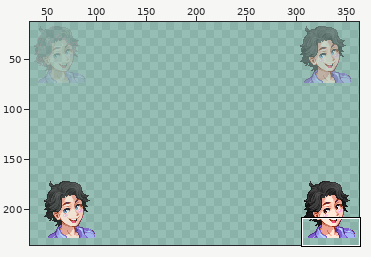
File history of a sprite sheet, assets/images/weeb/senpaiPortrait.png. The picture above shows the old version from afar; the outline marks the close-up.
Close-up. Before:
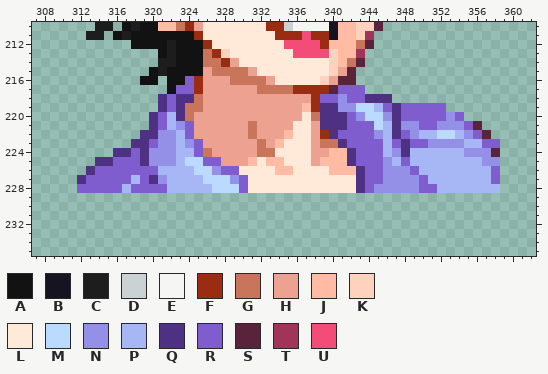
The file is 512x512 pixels. Colours within 5 levels of each other are drawn and written as one. Shown: x 307..362, y 210..235. The wide view leaves out empty margins. The commit also changed other parts of the picture, which this record leaves out.
Palette (. is transparent): A #121212  B #151420  C #1d1d1d  D #cad2d4  E #f5f6f3  F #992c11  G #c8755c  H #eda291  J #ffbba4  K #ffd2be  L #ffe9d8  M #badbff  N #948fe7  P #a7b7f5  Q #4e3183  R #805dce  S #59243b  T #a13559  U #f44c79
Pixels before, first column x 312:
210 ..CC.ACAAJJGFHLLLLLLLFFDEEEEBJJKKS.............
211 .CC.ACAAAAAAAFLLLLLLLLFFFUFFBJJKT..............
212 ......AAAACAAAFLLLLLLLLUUUUFJJJGS..............
213 .........ACAAAGFKLLLLLLLUUUUKJJT...............
214 .........CCAAAGGFHLLLLLLLLLLKJGS...............
215 ........ACAAAAHGGGGHLLLLLLLLKHS................
216 .......AA.AARFHHHGGGGHLLLLLKHSS................
217 ..........ARRFHHHHHHGGGGFFFFSRRR...............
218 .........QRQQGHHHHHHHHHHHHFRRNRRQQQ............
219 .........QRQGGHHHHHHHHHHHJFQQNNMMPRQRRRRR......
220 ........QRPQGHHHHHHHHHHHHLGQQQRNMMNQRRRRRNR....
221 ........QRPNRHHHHHHGHHHHLLHQQQRRRMPQNNRRNNNRS..
222 .......QQNNPRHHHHHHGHHHJLLHFQRRRRNPQRNPPMMPNRS.
223 ......QQRNNPNRHHHHHHGHJLLLHGGQRRRRPRQRRNNNNPPRR
224 ....QQRQNNNPPRGHHHHHGGLLLLHHJJQRRRPNQPPPPPPNNNS
225 ..QQRRRQNNNPMMRRHHHJLJJLLLHJJJQRRRNPRPPPPPPPPNN
226 .QRRRRRRRPPPPMMNRRLLLLJJLLLLJJJQRRNNNRPPPPPPPPR
227 QRRRRRPRQNPPPPMMMNRLLLLLLLLLLLLQRRNNNNRPPPPPPPR
228 RRRRRPRRRRPPPPPMMMRLLLLLLLLLLLLQRNNNNNRRPPPPPPP
Once edited:
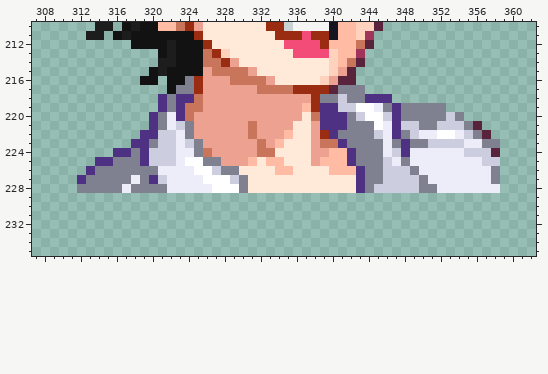
Edits made:
colour M: #badbff -> #ffffff
colour N: #948fe7 -> #cccdde
colour P: #a7b7f5 -> #ededfa
colour R: #805dce -> #808190
